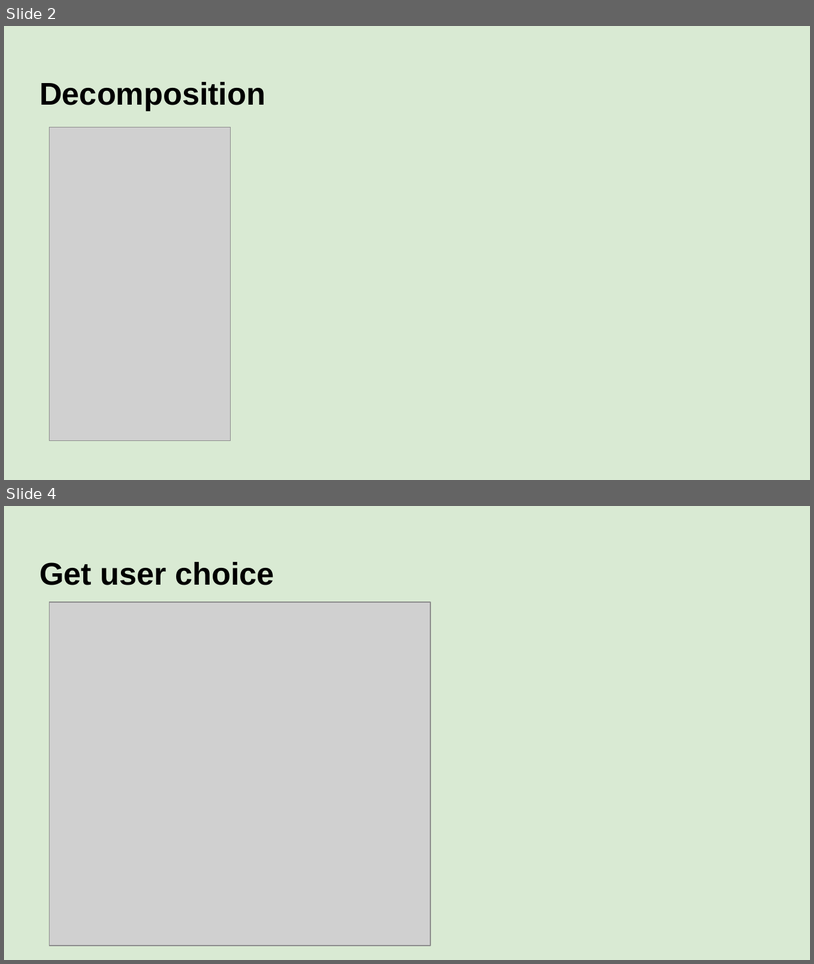
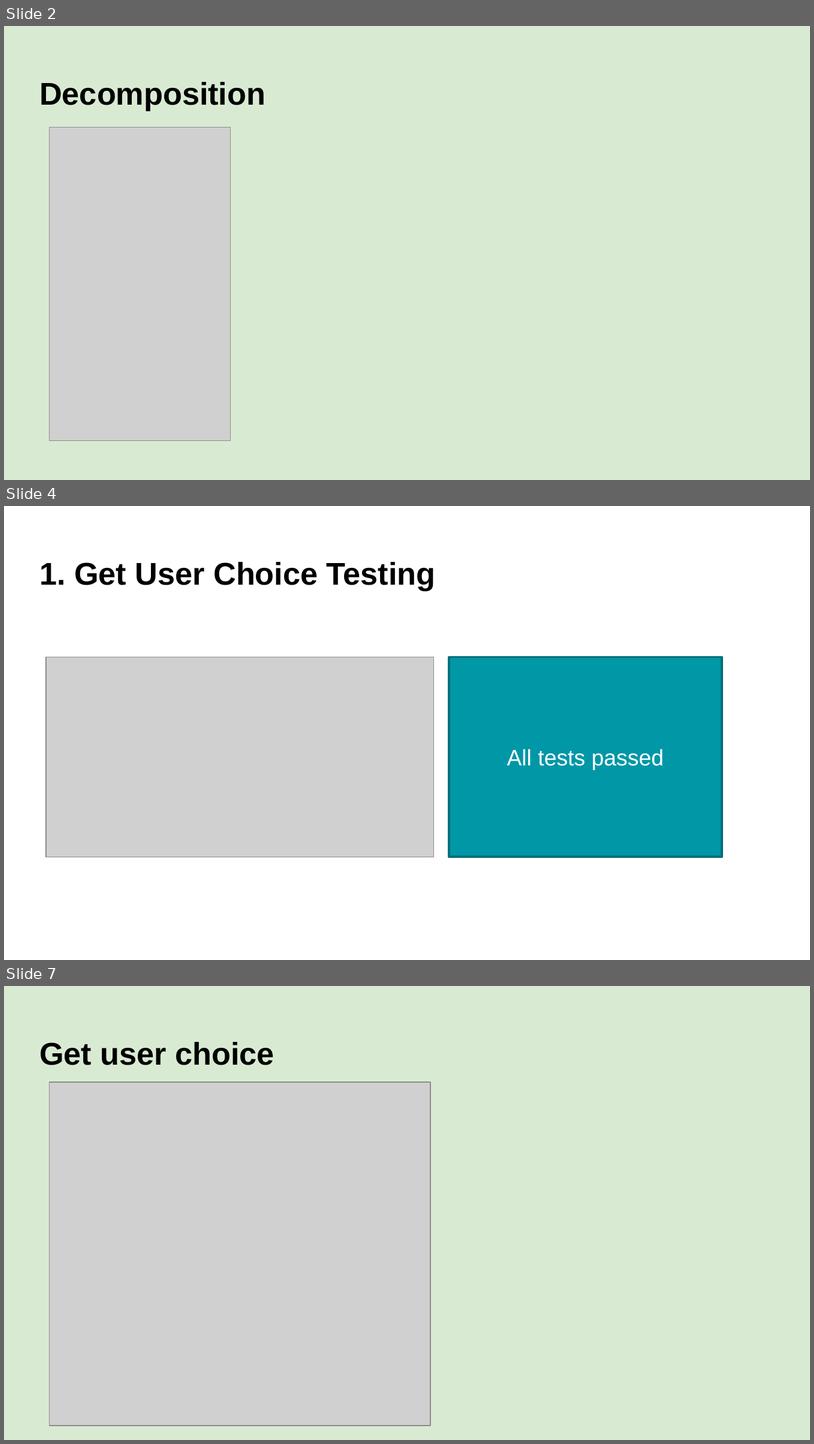
Before and after one commit to aspectnz/PEX, a slide deck: main/games/rock_paper_scissors/Python Program Documentation.pptx. Shown one above the other, each under a label of ours: slides 2 and 4 before the commit, slides 2, 4 and 7 after it; the slides between them are not shown. The pictures are 814x964 and 814x1444 pixels, drawn with LibreOffice and Linux fonts; fonts in the diff are those of the drawing; grey boxes stand for pictures. Boxes give left, top, right and bottom in pixels: in the first picture for what was removed or moved away, otherwise in the second. Text is boxed around its words. In the diff, an @@ line names an element or a change of style, - is before the commit and + after.

```diff
--- a/main/games/rock_paper_scissors/Python Program Documentation.pptx
+++ b/main/games/rock_paper_scissors/Python Program Documentation.pptx
@@ slide 4 added at (x1=4, y1=506, x2=810, y2=960), background #FFFFFF @@
@@ title added at (x1=39, y1=562, x2=436, y2=591), 28 pt, text #000000, bold @@
+1. Get User Choice Testing
@@ picture added at (x1=46, y1=657, x2=434, y2=857) @@
@@ rectangle added at (x1=449, y1=657, x2=722, y2=857), fill #0097A7, outline #00707C 2 pt, 20 pt, text #FFFFFF @@
+All tests passed
@@ what was slide 4 is now slide 7 @@
```
Also in this commit, not shown: 1 slide changed, 2 other slides added, 3 other files.
